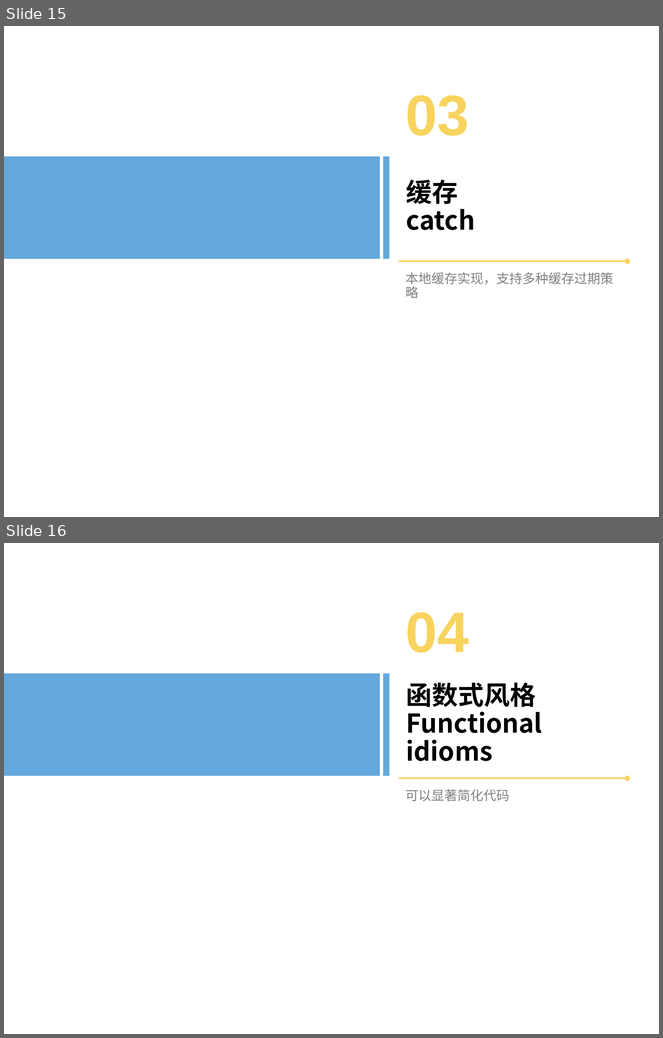
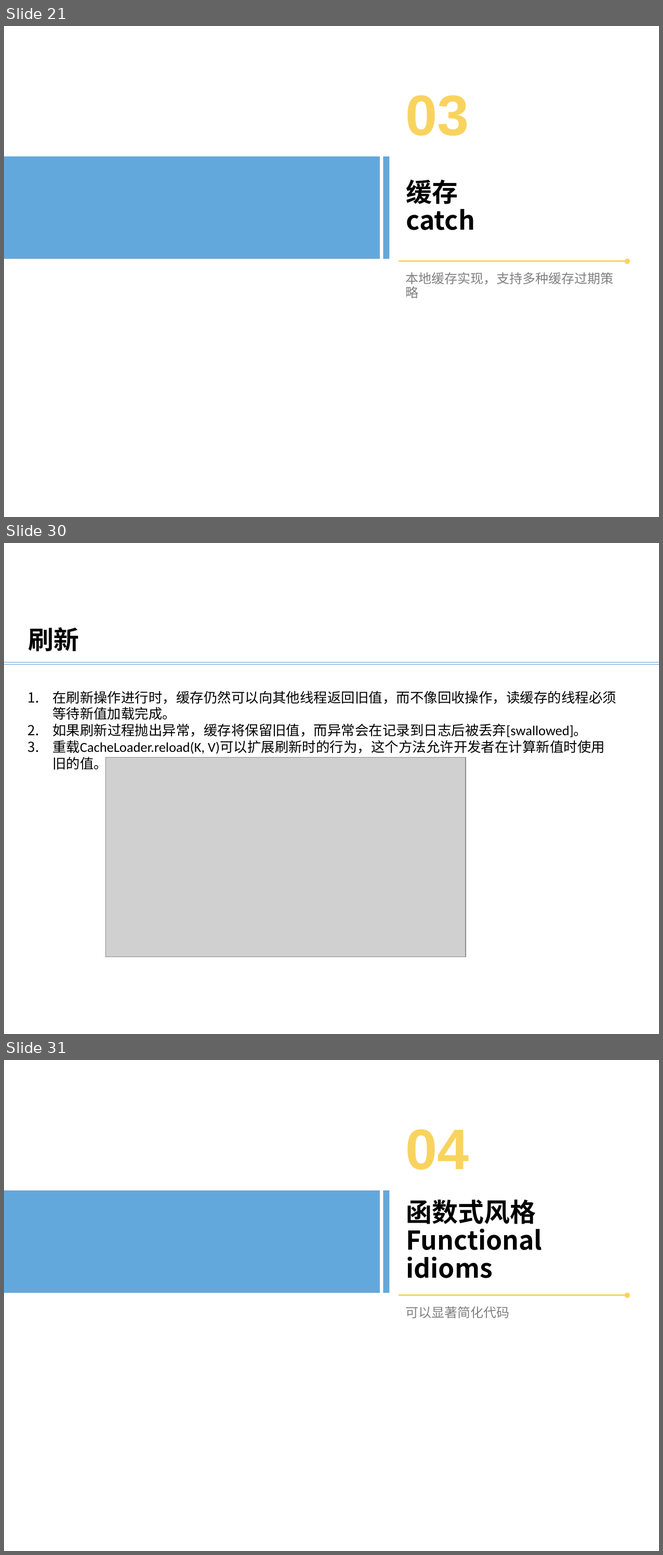
Before and after one commit to bxguo/guava, a slide deck: Guava介绍.pptx. Shown one above the other, each under a label of ours: slides 15 and 16 before the commit, slides 21, 30 and 31 after it; the slides between them are not shown. The pictures are 663x1038 and 663x1555 pixels, drawn with LibreOffice and Linux fonts; fonts in the diff are those of the drawing; grey boxes stand for pictures; background and template pictures are left out. Boxes give left, top, right and bottom in pixels: in the first picture for what was removed or moved away, otherwise in the second. Text is boxed around its words. In the diff, an @@ line names an element or a change of style, - is before the commit and + after.

```diff
--- a/Guava介绍.pptx
+++ b/Guava介绍.pptx
@@ slide 30 added at box(4, 543, 659, 1034), background #FFFFFF @@
@@ text added at box(28, 627, 79, 652), 28 pt, text #000000, bold @@
+刷新
@@ line added from (4, 662) to (659, 662), #5B9BD5 0.5 pt @@
@@ line added from (4, 664) to (659, 664), #5B9BD5 0.5 pt @@
@@ text added at box(52, 691, 617, 772), 15.1 pt, text #000000 @@
+1. 在刷新操作进行时，缓存仍然可以向其他线程返回旧值，而不像回收操作，读缓存的线程必须等待新值加载完成。
+2. 如果刷新过程抛出异常，缓存将保留旧值，而异常会在记录到日志后被丢弃[swallowed]。
+3. 重载CacheLoader.reload(K, V)可以扩展刷新时的行为，这个方法允许开发者在计算新值时使用旧的值。
@@ picture added at box(105, 757, 466, 957) @@
@@ what was slide 15 is now slide 21 @@
@@ what was slide 16 is now slide 31 @@
```
Also in this commit, not shown: 1 slide changed, 17 other slides added, 3 slides removed.
